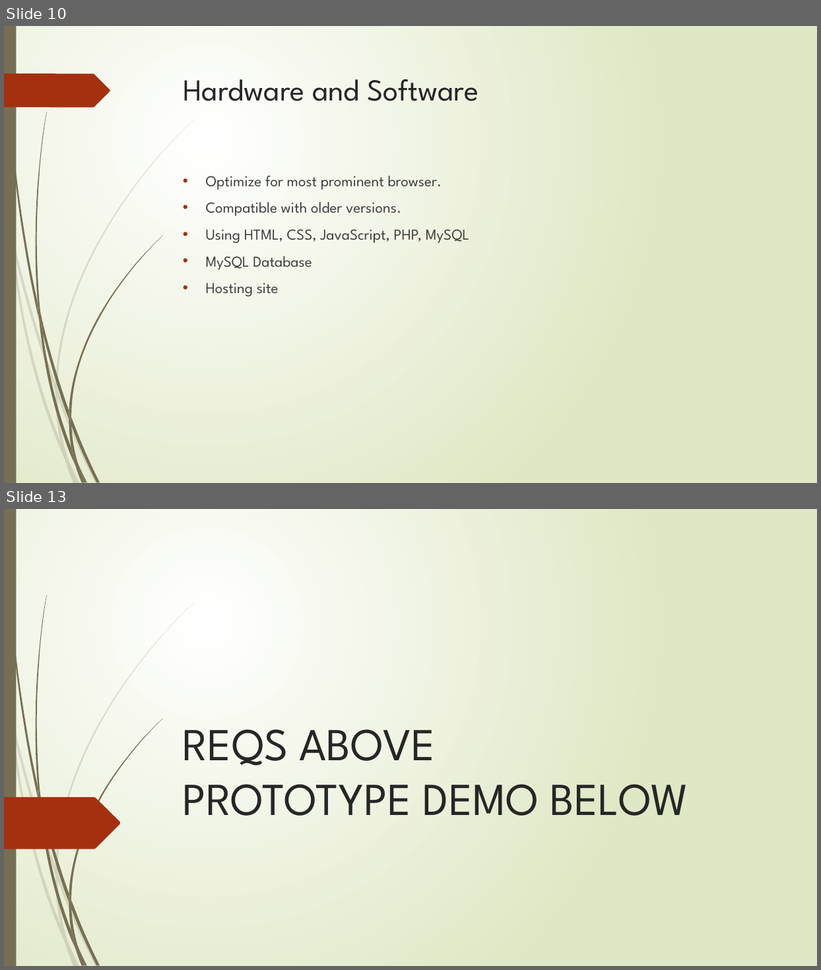
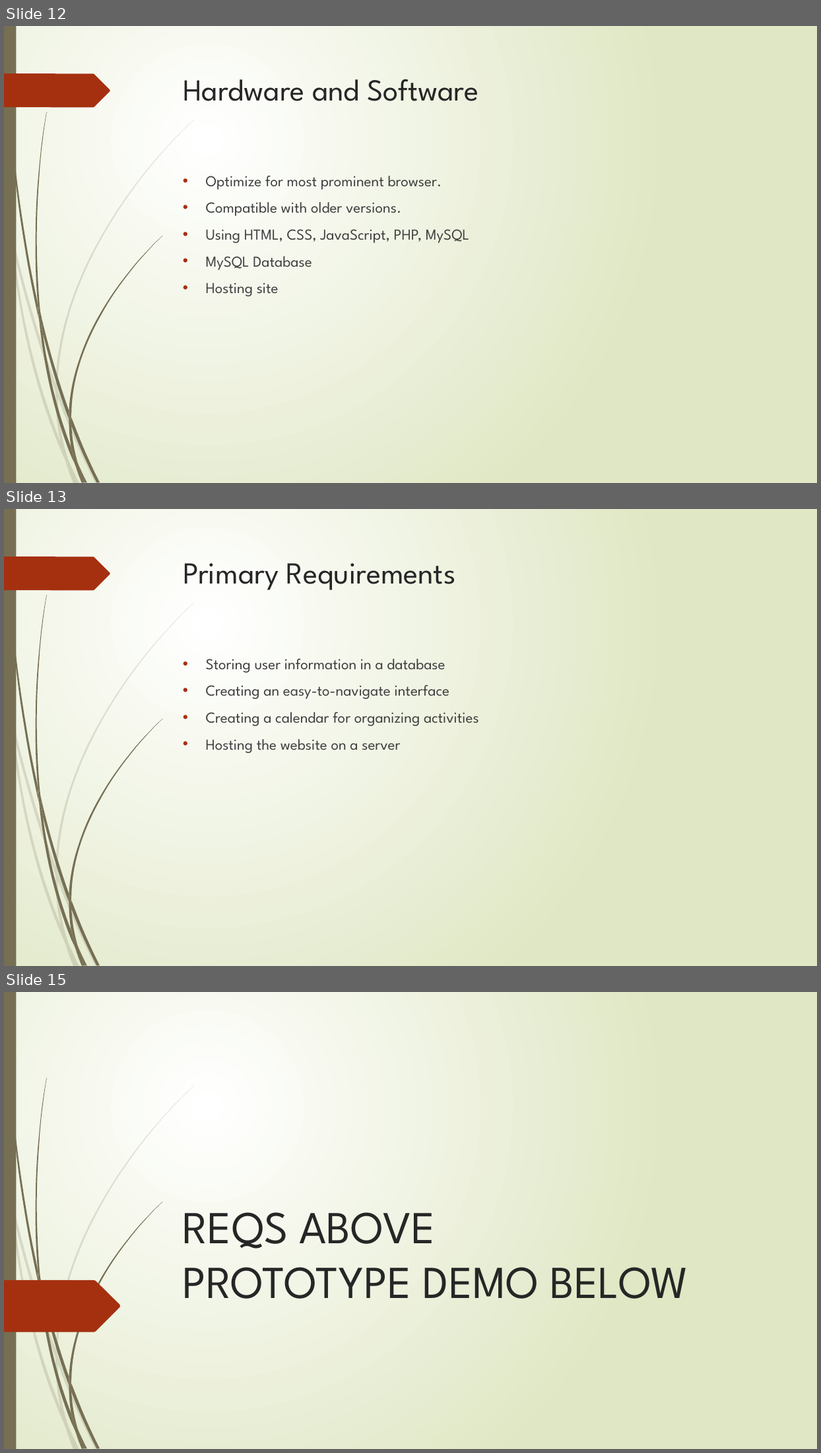
Before and after one commit to cs480GroupCAKE/PIEWebsite, a slide deck: Presentation/12.8.15 Presentation (Revised).pptx. Shown one above the other, each under a label of ours: slides 10 and 13 before the commit, slides 12, 13 and 15 after it; the slides between them are not shown. The pictures are 821x970 and 821x1453 pixels, drawn with LibreOffice and Linux fonts; fonts in the diff are those of the drawing. Boxes give left, top, right and bottom in pixels: in the first picture for what was removed or moved away, otherwise in the second. Text is boxed around its words. In the diff, an @@ line names an element or a change of style, - is before the commit and + after.

```diff
--- a/Presentation/12.8.15 Presentation (Revised).pptx
+++ b/Presentation/12.8.15 Presentation (Revised).pptx
@@ slide 13 added at box(4, 509, 817, 966), background gradient #FFFFFF to #DFE8C4; not listed: 24 template elements that a slide beside it also shows @@
@@ title added at box(183, 563, 456, 590), 36 pt, text #262626 @@
+Primary Requirements
@@ text added at box(206, 659, 479, 753), 18 pt, text #404040 @@
+• Storing user information in a database
+• Creating an easy-to-navigate interface
+• Creating a calendar for organizing activities
+• Hosting the website on a server
@@ what was slide 10 is now slide 12 @@
@@ what was slide 13 is now slide 15 @@
```
Also in this commit, not shown: 4 slides changed, 3 other slides added, 2 slides removed, 1 other file.
